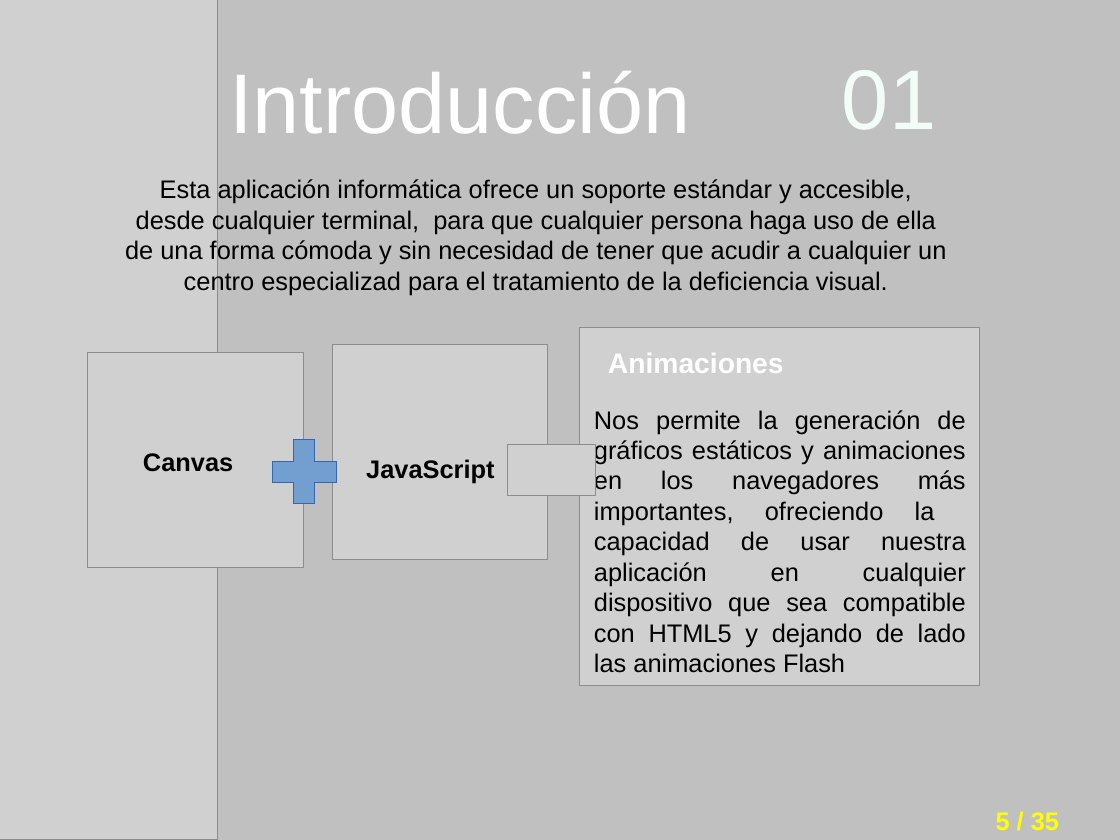
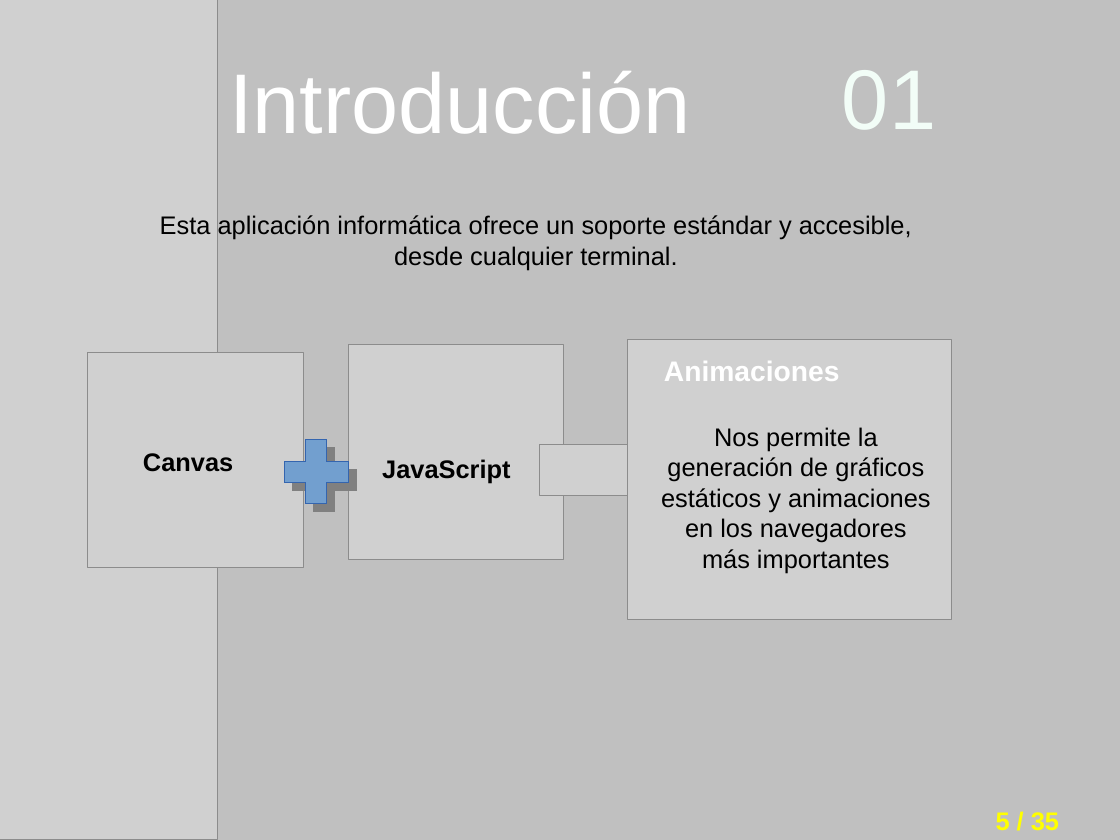
Before and after one commit to i62navpm/PFCweb, a slide deck: slide 5 of Documentación/Presentación.odp. Drawn at 1120x840 pixels with LibreOffice and Linux fonts; fonts in the diff are those of the drawing; grey boxes stand for pictures; background and template pictures are left out. Boxes give left, top, right and bottom in pixels: in the first picture for what was removed or moved away, otherwise in the second. Text is boxed around its words. In the diff, an @@ line names an element or a change of style, - is before the commit and + after.

```diff
--- a/Documentación/Presentación.odp
+++ b/Documentación/Presentación.odp
@@ text at [160, 215, 912, 270]: text changed @@
-Esta aplicación informática ofrece un soporte estándar y accesible, desde cualquier terminal, para que cualquier persona haga uso de ella de una forma cómoda y sin necesidad de tener que acudir a cualquier un centro especializad para el tratamiento de la deficiencia visual.
+Esta aplicación informática ofrece un soporte estándar y accesible, desde cualquier terminal.
@@ picture: place and size @@
-picture at [579, 328, 980, 685]
+picture at [628, 340, 952, 621]
@@ text "Animaciones": place and size @@
-text "Animaciones" at [608, 353, 784, 373]
+text "Animaciones" at [664, 361, 840, 381]
@@ 1 picture, 1 text, 1 plus: place and size @@
-1 picture, 1 text, 1 plus at [272, 345, 548, 560]
+1 picture, 1 text, 1 plus at [285, 345, 564, 560]
@@ plus at [285, 440, 349, 504]: shadow on @@
@@ picture: place and size @@
-picture at [508, 444, 597, 495]
+picture at [540, 444, 628, 495]
@@ text at [661, 427, 931, 573]: text changed @@
-Nos permite la generación de gráficos estáticos y animaciones en los navegadores más importantes, ofreciendo la capacidad de usar nuestra aplicación en cualquier dispositivo que sea compatible con HTML5 y dejando de lado las animaciones Flash
+Nos permite la generación de gráficos estáticos y animaciones en los navegadores más importantes
```
Also in this commit, not shown: 19 other slides changed.
